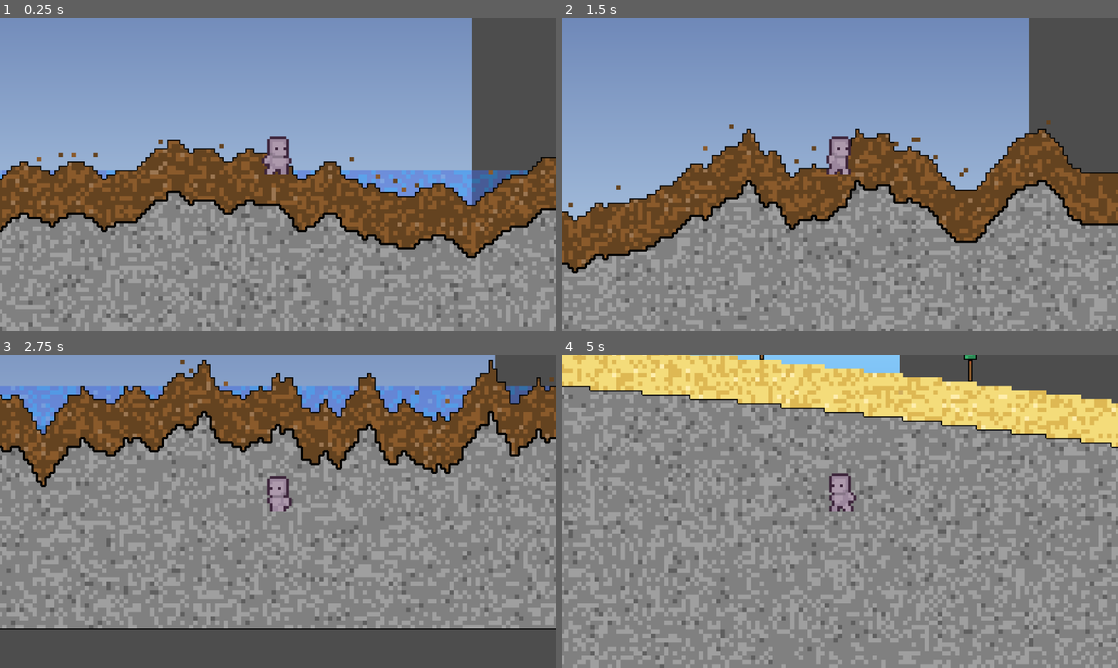
Above: before the commit, frames 1-4 (two rows, left to right).
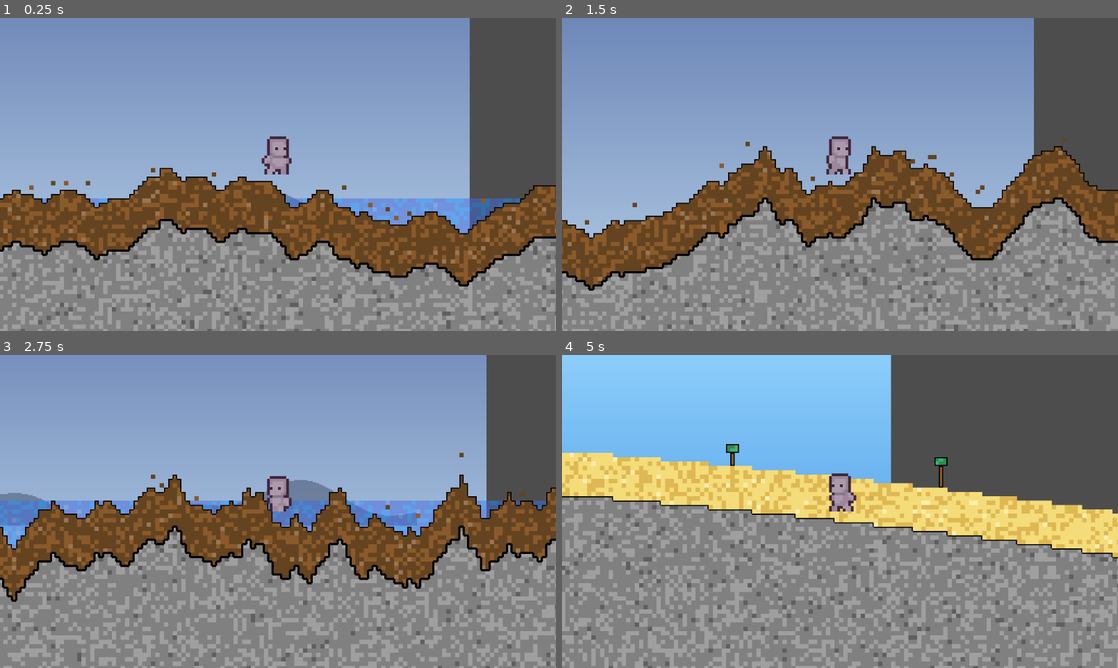
Above: after the commit, the same moments.

Repository: MessrsBrightside/pixel-mixel
Game: Godot game, scene res://scenes/main.tscn
The game is run twice, just before and just after one commit, with the same random seed, the same clock (stepped at 60 frames per second) and the same inputs.
Inputs (mouse positions are in pixels of both pictures, inside the frame that each line leads up to):
- Up to frame 1 (0.25 s): no input
- Up to frame 2 (1.5 s): tap Enter (ui_accept) at 0.5, 0.77 s; move the mouse to (962, 158) at 0.52 s; hold Right (ui_right) from 0.53 s (still down); tap 1 at 0.6 s; click (962, 158) at 0.67 s; move the mouse to (728, 190) at 1.27 s; tap 2 at 1.35 s
- Up to frame 3 (2.75 s): tap Enter (ui_accept) at 1.52 s; move the mouse to (333, 442) at 2.02 s; release Right (ui_right) at 2.03 s; hold Left (ui_left) from 2.03 s (still down); tap 3 at 2.1 s
- Up to frame 4 (5 s): move the mouse to (812, 574) at 2.77 s; release Left (ui_left) at 2.78 s; hold Right (ui_right) 2.78-4.28 s; tap 4 at 2.85 s; click (812, 574) at 2.92 s; tap Enter (ui_accept) at 3.02, 3.77, 4.52 s; move the mouse to (1006, 558) at 3.52 s; tap 5 at 3.6 s; move the mouse to (673, 464) at 4.27 s; hold Left (ui_left) from 4.28 s (still down); tap 6 at 4.35 s

The runs differ from the first frame. In frame 1, 35% of the frame differs, in the area x 0-100%, y 0-100%; in frame 2, 31%; in frame 3, 78%; in frame 4, 67%.

Commit message:
Fix: CollisionShape2D must be direct children of StaticBody2D (not nested in Node2D)

Diff:
--- a/scripts/physics/terrain_collision.gd
+++ b/scripts/physics/terrain_collision.gd
@@ -10,7 +10,7 @@
 var grid: ChunkGrid
 var terrain_defs: Array[TerrainDef]
 
-var _region_nodes: Dictionary = {}  # Vector2i -> Node2D
+var _region_shapes: Dictionary = {}  # Vector2i -> Array[CollisionShape2D]
 
 
 func build_all() -> void:
@@ -23,11 +23,12 @@
 
 
 func rebuild_region(region_pos: Vector2i) -> void:
-	if _region_nodes.has(region_pos):
-		var old: Node2D = _region_nodes[region_pos]
-		remove_child(old)
-		old.free()
-		_region_nodes.erase(region_pos)
+	if _region_shapes.has(region_pos):
+		var shapes: Array = _region_shapes[region_pos]
+		for s in shapes:
+			remove_child(s)
+			s.free()
+		_region_shapes.erase(region_pos)
 	_build_region(region_pos)
 
 
@@ -38,10 +39,7 @@
 	var x_end := mini(x_start + REGION_SIZE, size.x)
 	var y_end := mini(y_start + REGION_SIZE, size.y)
 
-	var container := Node2D.new()
-	container.name = "region_%d_%d" % [region_pos.x, region_pos.y]
-	add_child(container)
-	_region_nodes[region_pos] = container
+	var shapes: Array = []
 
 	for y in range(y_start, y_end):
 		var run_start := -1
@@ -52,13 +50,15 @@
 					run_start = x
 			else:
 				if run_start != -1:
-					_add_rect(container, run_start, y, x - run_start)
+					shapes.append(_add_rect(run_start, y, x - run_start))
 					run_start = -1
 		if run_start != -1:
-			_add_rect(container, run_start, y, x_end - run_start)
+			shapes.append(_add_rect(run_start, y, x_end - run_start))
+
+	_region_shapes[region_pos] = shapes
 
 
-func _add_rect(parent: Node2D, cx: int, cy: int, width_chunks: int) -> void:
+func _add_rect(cx: int, cy: int, width_chunks: int) -> CollisionShape2D:
 	var shape := RectangleShape2D.new()
 	shape.size = Vector2(width_chunks * CHUNK_PX, CHUNK_PX)
 	var col := CollisionShape2D.new()
@@ -67,7 +67,8 @@
 		cx * CHUNK_PX + (width_chunks * CHUNK_PX) * 0.5,
 		cy * CHUNK_PX + CHUNK_PX * 0.5
 	)
-	parent.add_child(col)
+	add_child(col)
+	return col
 
 
 func _is_collidable(chunk: Dictionary) -> bool:
Not shown, added: scripts/physics/chunk_spawner.gd.uid
Not shown, added: scripts/physics/loose_chunk_body.gd.uid
Not shown, added: tests/test_loose_chunk_body.gd.uid
